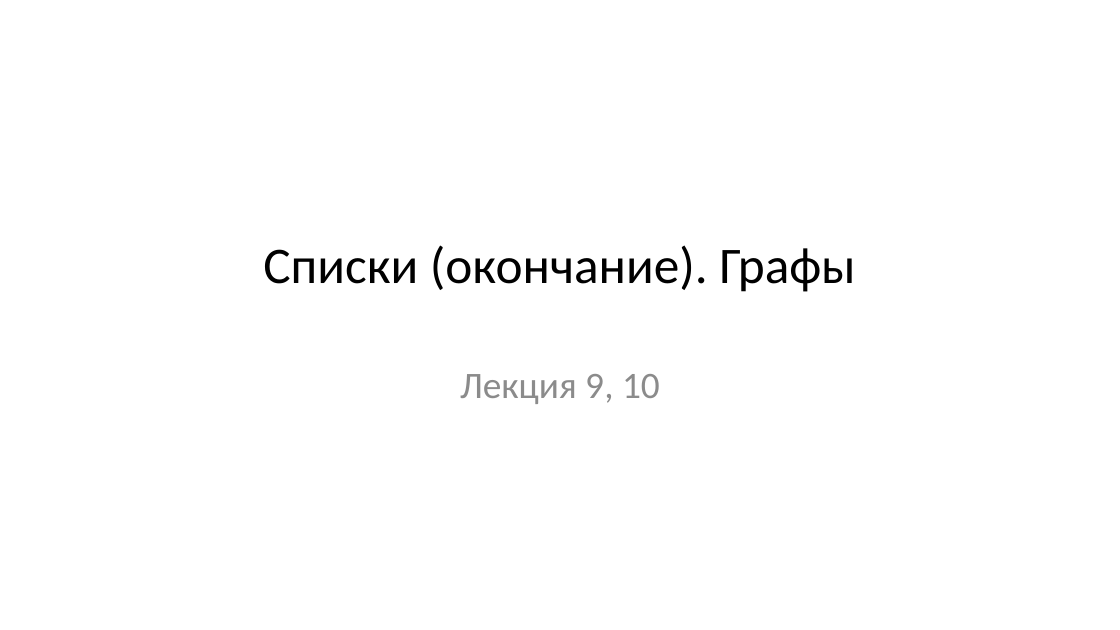
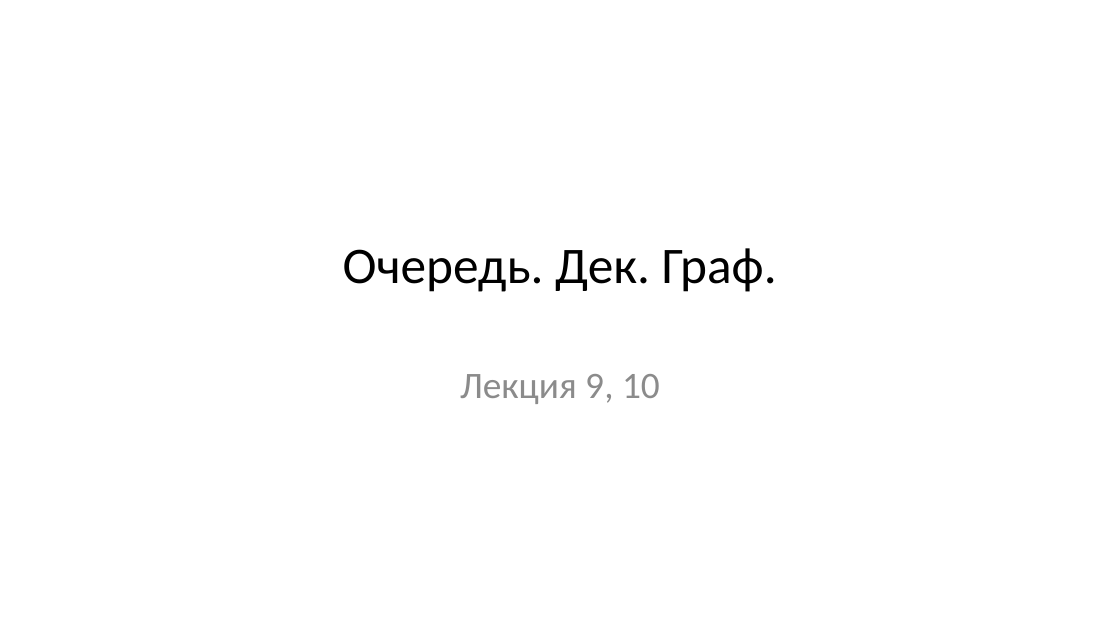
Before and after one commit to Evgueni-Petrov-aka-espetrov/Algorithms-and-Programming-in-C-pptx, a slide deck: slide 1 of 09 Списки (окончание) Графы.pptx. Drawn at 1120x630 pixels with LibreOffice and Linux fonts; fonts in the diff are those of the drawing. Boxes give left, top, right and bottom in pixels: in the first picture for what was removed or moved away, otherwise in the second. Text is boxed around its words. In the diff, an @@ line names an element or a change of style, - is before the commit and + after.

```diff
--- a/09 Списки (окончание) Графы.pptx
+++ b/09 Списки (окончание) Графы.pptx
@@ title at <box>343,248,777,292</box>: text changed @@
-Списки (окончание). Графы
+Очередь. Дек. Граф.
```
Also in this commit, not shown: 16 other slides changed, 88 slides added, 14 slides removed.
